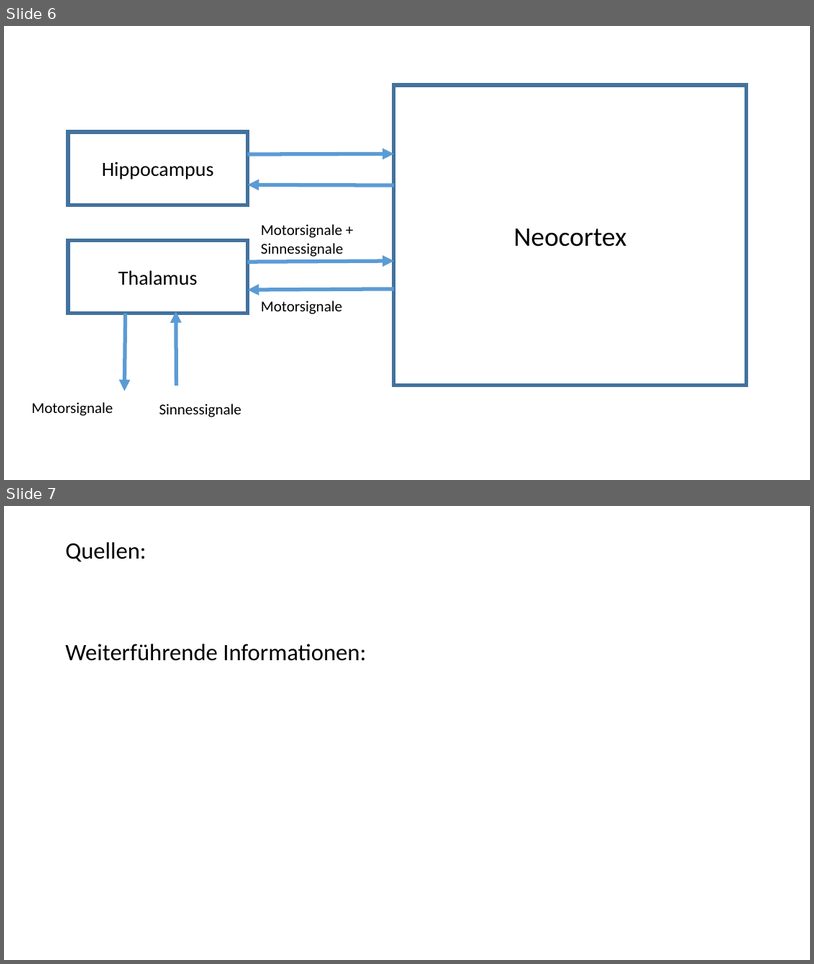
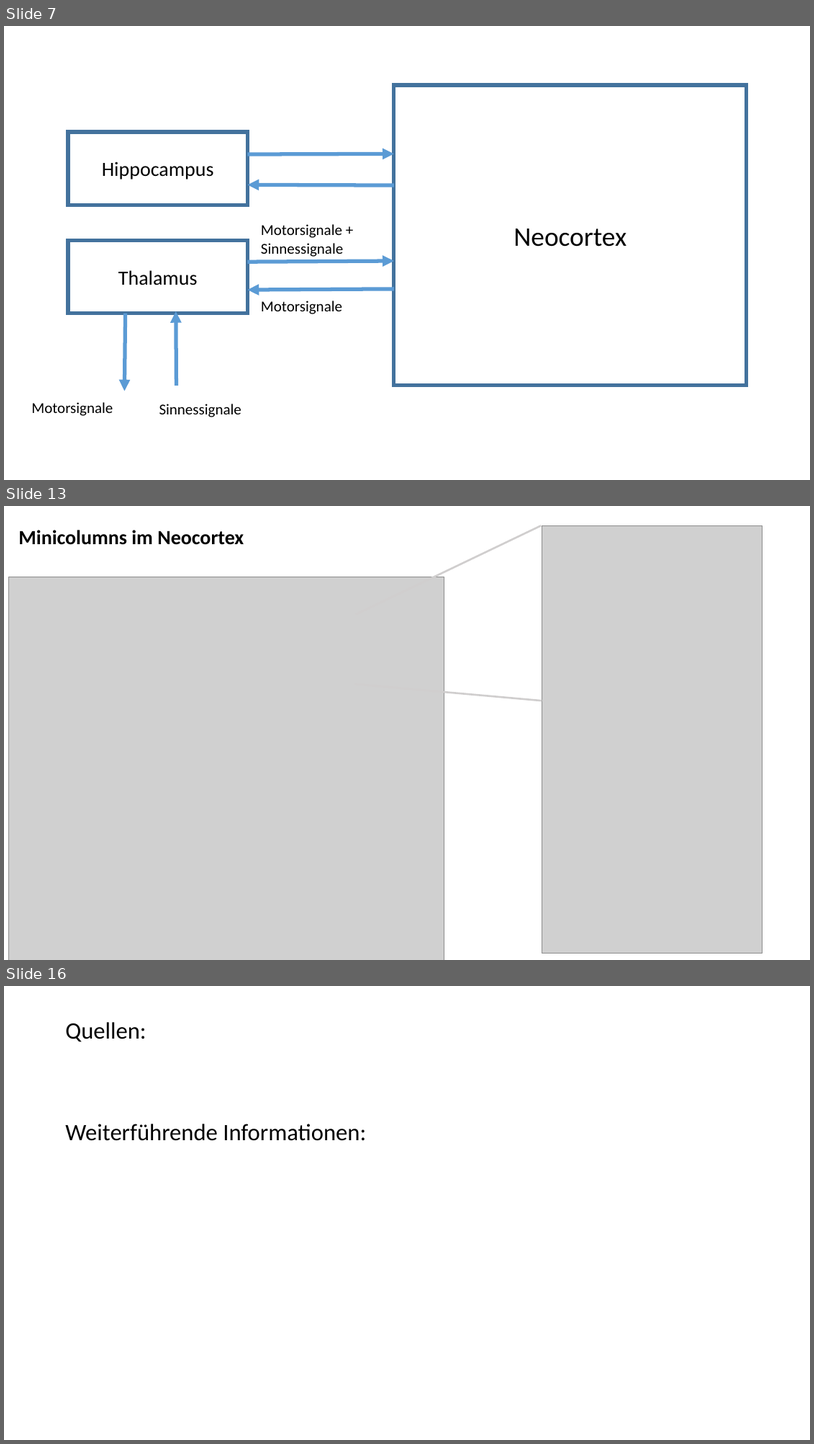
Before and after one commit to danck/hsem, a slide deck: Vortrag/hsem.pptx. Shown one above the other, each under a label of ours: slides 6 and 7 before the commit, slides 7, 13 and 16 after it; the slides between them are not shown. The pictures are 814x964 and 814x1444 pixels, drawn with LibreOffice and Linux fonts; fonts in the diff are those of the drawing; grey boxes stand for pictures. Boxes give left, top, right and bottom in pixels: in the first picture for what was removed or moved away, otherwise in the second. Text is boxed around its words. In the diff, an @@ line names an element or a change of style, - is before the commit and + after.

Commit message:
add slides and pictures

```diff
--- a/Vortrag/hsem.pptx
+++ b/Vortrag/hsem.pptx
@@ slide 13 added at (4, 506, 810, 960), background #FFFFFF @@
@@ line added from (356, 614) to (541, 526), #D0CECE 2.25 pt @@
@@ picture added at (543, 526, 763, 954) @@
@@ text added at (18, 530, 244, 545), 24 pt, text #000000, bold @@
+Minicolumns im Neocortex
@@ picture added at (9, 577, 444, 960) @@
@@ line added from (355, 684) to (543, 701), #D0CECE 2.25 pt @@
@@ what was slide 6 is now slide 7 @@
@@ what was slide 7 is now slide 16 @@
```
Also in this commit, not shown: 1 slide changed, 8 other slides added.
